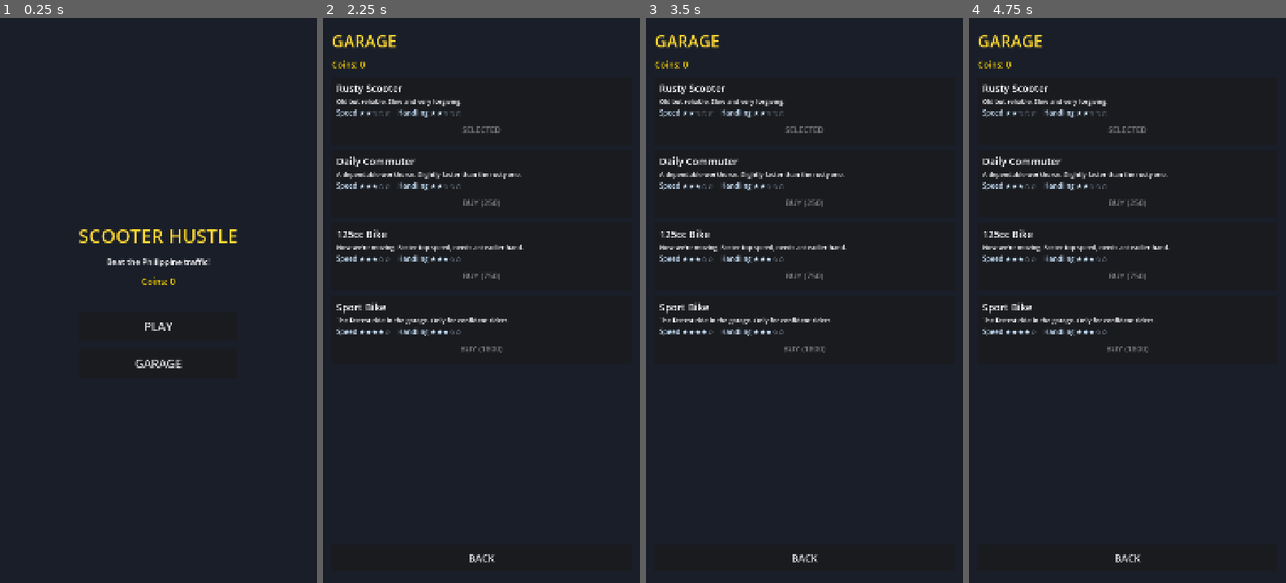
Above: before the commit, frames 1-4 (left to right).
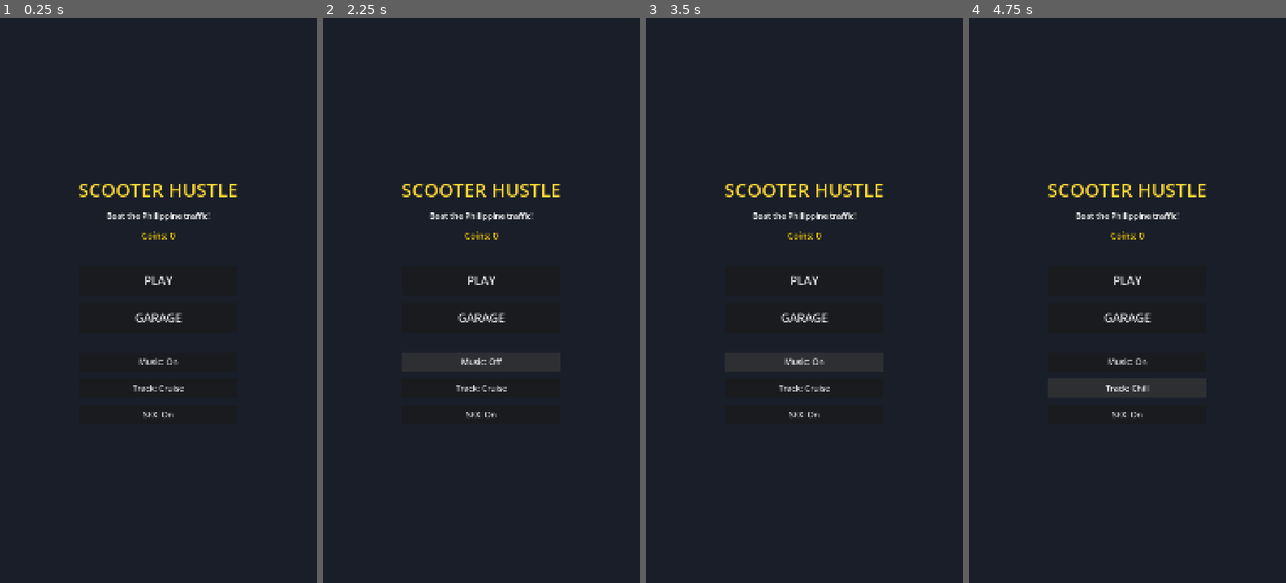
Above: after the commit, the same moments.

Repository: daveph74/ScooterHustle3d
Game: Godot game, scene res://ui/MainMenu.tscn
Two runs of this game, one before a commit and one after it. Both use one fixed random seed, a clock stepped at 60 frames per second and the inputs below. Sound files missing from this copy of the repository are replaced by a short silence.
Inputs (mouse positions are in pixels of both pictures, inside the frame that each line leads up to):
- Up to frame 1 (0.25 s): no input
- Up to frame 2 (2.25 s): click "GARAGE" at 0.5 s; click "BACK" at 1.25 s; click (481, 362) at 2 s, where only the run after the commit has a clickable "Music: On"
- Up to frame 3 (3.5 s): click (804, 362) at 2.75 s, where only the run after the commit has a clickable "Music: Off"
- Up to frame 4 (4.75 s): click (1127, 390) at 3.5 s, where only the run after the commit has a clickable "Track: Cruise"; click (1127, 390) at 4.25 s, where only the run after the commit has a clickable "Track: Rush"

The runs differ from the first frame. In frame 1, 2.5% of the frame differs, in the area x 24-75%, y 29-71%; in frame 2, 4.7%, in the area x 2-75%, y 3-97%; in frame 3, 4.7%; in frame 4, 4.7%.

Commit message:
Add music and sound effects with menu options
- New AudioManager autoload plays background music and pooled one-shot SFX
- Three procedurally generated chiptune music loops (Cruise / Rush / Chill)
  and SFX (coin, crash, near-miss, UI click), synthesised from scratch
- Main Menu options: toggle music on/off, cycle music track, toggle SFX
- Settings persisted in GameData (music_on, sfx_on, music_track)
- SFX wired to coin pickup, crash, near-miss, purchases and button clicks
- CREDITS notes the audio is original/procedural

Co-Authored-By: Claude Opus 4.8 <noreply@anthropic.com>
Claude-Session: https://claude.ai/code/session_01PHLVEVPJpfCS2xU3BfnMgD

Diff:
--- a/project.godot
+++ b/project.godot
@@ -21,6 +21,7 @@
 ; script simply by typing "GameData". It stores coins, unlocked scooters and
 ; handles saving / loading.
 GameData="*res://systems/GameData.gd"
+AudioManager="*res://systems/AudioManager.gd"
 
 [display]
 
--- a/scripts/Game.gd
+++ b/scripts/Game.gd
@@ -500,12 +500,14 @@
 	score_bonus += 25
 	_add_shake(0.15, 0.15)
 	hud.flash_near_miss()
+	AudioManager.play_sfx("near_miss")
 
 
 func _on_coin_collected(amount: int) -> void:
 	run_coins += amount
 	hud.set_run_coins(run_coins)
 	hud.pulse_coin()
+	AudioManager.play_sfx("coin")
 
 
 # ==========================================================================
@@ -517,6 +519,7 @@
 		return
 	playing = false
 	_add_shake(0.6, 0.6)   # a hard jolt on impact
+	AudioManager.play_sfx("crash")
 
 	# Bank the coins from this run into the player's permanent total (saves).
 	GameData.add_coins(run_coins)
--- /dev/null
+++ b/systems/AudioManager.gd
@@ -0,0 +1,96 @@
+extends Node
+## AudioManager - global sound singleton (autoload).
+##
+## Plays the background music (loopable, switchable, mutable) and one-shot sound
+## effects. Reachable anywhere as "AudioManager". Settings (music on/off, sfx
+## on/off, chosen track) live in GameData so they are saved with everything else.
+
+# The three music loops and their menu-friendly names.
+const MUSIC := [
+	preload("res://audio/music/track1_cruise.wav"),
+	preload("res://audio/music/track2_rush.wav"),
+	preload("res://audio/music/track3_chill.wav"),
+]
+const MUSIC_NAMES := ["Cruise", "Rush", "Chill"]
+
+# Sound effects, looked up by name.
+const SFX := {
+	"coin": preload("res://audio/sfx/coin.wav"),
+	"crash": preload("res://audio/sfx/crash.wav"),
+	"near_miss": preload("res://audio/sfx/near_miss.wav"),
+	"click": preload("res://audio/sfx/click.wav"),
+}
+
+var _music_player: AudioStreamPlayer
+var _sfx_players: Array[AudioStreamPlayer] = []
+var _sfx_index := 0
+
+
+func _ready() -> void:
+	# Make every music loop actually loop.
+	for stream in MUSIC:
+		stream.loop_mode = AudioStreamWAV.LOOP_FORWARD
+		stream.loop_begin = 0
+		stream.loop_end = int(stream.get_length() * stream.mix_rate)
+
+	_music_player = AudioStreamPlayer.new()
+	_music_player.volume_db = -6.0
+	add_child(_music_player)
+
+	# A small pool of players so overlapping sound effects don't cut each other.
+	for i in range(6):
+		var player := AudioStreamPlayer.new()
+		add_child(player)
+		_sfx_players.append(player)
+
+	_apply_music()
+
+
+# --- Music ----------------------------------------------------------------
+
+func _apply_music() -> void:
+	if GameData.music_on:
+		var index: int = clampi(GameData.music_track, 0, MUSIC.size() - 1)
+		_music_player.stream = MUSIC[index]
+		_music_player.play()
+	else:
+		_music_player.stop()
+
+
+func set_music_enabled(on: bool) -> void:
+	GameData.music_on = on
+	GameData.save_game()
+	_apply_music()
+
+
+func toggle_music() -> void:
+	set_music_enabled(not GameData.music_on)
+
+
+## Switch to the next music track (wraps around).
+func next_track() -> void:
+	GameData.music_track = (GameData.music_track + 1) % MUSIC.size()
+	GameData.save_game()
+	if GameData.music_on:
+		_apply_music()   # restart playing with the new track
+
+
+func current_track_name() -> String:
+	return MUSIC_NAMES[clampi(GameData.music_track, 0, MUSIC_NAMES.size() - 1)]
+
+
+# --- Sound effects --------------------------------------------------------
+
+func play_sfx(name: String) -> void:
+	if not GameData.sfx_on or not SFX.has(name):
+		return
+	# Round-robin through the pool so a new effect never cuts off the last one.
+	var player := _sfx_players[_sfx_index]
+	_sfx_index = (_sfx_index + 1) % _sfx_players.size()
+	player.stream = SFX[name]
+	player.play()
+
+
+func set_sfx_enabled(on: bool) -> void:
+	GameData.sfx_on = on
+	GameData.save_game()
--- a/systems/GameData.gd
+++ b/systems/GameData.gd
@@ -17,6 +17,11 @@
 var total_coins: int = 0
 var unlocked_ids: Array = ["rusty"]   # the Rusty Scooter is always free
 var selected_id: String = "rusty"
+
+# Audio settings (read/written by AudioManager, saved with everything else).
+var music_on: bool = true
+var sfx_on: bool = true
+var music_track: int = 0
 
 
 func _ready() -> void:
@@ -85,6 +90,9 @@
 		"total_coins": total_coins,
 		"unlocked_ids": unlocked_ids,
 		"selected_id": selected_id,
+		"music_on": music_on,
+		"sfx_on": sfx_on,
+		"music_track": music_track,
 	}
 	var file := FileAccess.open(SAVE_PATH, FileAccess.WRITE)
 	if file:
@@ -106,6 +114,9 @@
 	total_coins = int(parsed.get("total_coins", 0))
 	unlocked_ids = parsed.get("unlocked_ids", ["rusty"])
 	selected_id = String(parsed.get("selected_id", "rusty"))
+	music_on = bool(parsed.get("music_on", true))
+	sfx_on = bool(parsed.get("sfx_on", true))
+	music_track = int(parsed.get("music_track", 0))
 	# Safety: make sure the rusty scooter is always owned.
 	if not ("rusty" in unlocked_ids):
 		unlocked_ids.append("rusty")
--- a/ui/GameOver.gd
+++ b/ui/GameOver.gd
@@ -92,9 +92,11 @@
 # --- Buttons --------------------------------------------------------------
 
 func _on_retry() -> void:
+	AudioManager.play_sfx("click")
 	# Reload the gameplay scene from scratch for a fresh run.
 	get_tree().reload_current_scene()
 
 
 func _on_menu() -> void:
+	AudioManager.play_sfx("click")
 	get_tree().change_scene_to_file("res://ui/MainMenu.tscn")
--- a/ui/Garage.gd
+++ b/ui/Garage.gd
@@ -140,15 +140,20 @@
 
 
 func _on_select(id: String) -> void:
+	AudioManager.play_sfx("click")
 	GameData.select(id)
 	_refresh()
 
 
 func _on_buy(id: String) -> void:
 	if GameData.try_buy(id):
+		AudioManager.play_sfx("coin")   # cha-ching on a successful purchase
 		GameData.select(id)   # auto-ride the scooter you just bought
+	else:
+		AudioManager.play_sfx("click")
 	_refresh()
 
 
 func _on_back() -> void:
+	AudioManager.play_sfx("click")
 	get_tree().change_scene_to_file("res://ui/MainMenu.tscn")
--- a/ui/MainMenu.gd
+++ b/ui/MainMenu.gd
@@ -1,8 +1,13 @@
 extends Control
 ## The main menu - the first screen the player sees.
 ##
-## It shows the title, the player's total coins, and two buttons: Play and
-## Garage. Built in code so there are no image dependencies.
+## It shows the title, the player's total coins, Play/Garage, and audio options
+## (music on/off, change track, sfx on/off). Built in code, no image assets.
+
+var _music_button: Button
+var _track_button: Button
+var _sfx_button: Button
+
 
 func _ready() -> void:
 	# Solid background.
@@ -60,6 +65,25 @@
 	garage.pressed.connect(_on_garage)
 	box.add_child(garage)
 
+	# --- Audio options ----------------------------------------------------
+	var spacer2 := Control.new()
+	spacer2.custom_minimum_size = Vector2(0, 16)
+	box.add_child(spacer2)
+
+	_music_button = _make_small_button("")
+	_music_button.pressed.connect(_on_toggle_music)
+	box.add_child(_music_button)
+
+	_track_button = _make_small_button("")
+	_track_button.pressed.connect(_on_next_track)
+	box.add_child(_track_button)
+
+	_sfx_button = _make_small_button("")
+	_sfx_button.pressed.connect(_on_toggle_sfx)
+	box.add_child(_sfx_button)
+
+	_refresh_audio_labels()
+
 
 func _make_button(text: String) -> Button:
 	var button := Button.new()
@@ -69,9 +93,44 @@
 	return button
 
 
+func _make_small_button(text: String) -> Button:
+	var button := Button.new()
+	button.text = text
+	button.custom_minimum_size = Vector2(360, 64)
+	button.add_theme_font_size_override("font_size", 28)
+	return button
+
+
+## Update the audio button labels to reflect the current settings.
+func _refresh_audio_labels() -> void:
+	_music_button.text = "Music: On" if GameData.music_on else "Music: Off"
+	_track_button.text = "Track: " + AudioManager.current_track_name()
+	_sfx_button.text = "SFX: On" if GameData.sfx_on else "SFX: Off"
+
+
+func _on_toggle_music() -> void:
+	AudioManager.play_sfx("click")
+	AudioManager.toggle_music()
+	_refresh_audio_labels()
+
+
+func _on_next_track() -> void:
+	AudioManager.next_track()
+	AudioManager.play_sfx("click")
+	_refresh_audio_labels()
+
+
+func _on_toggle_sfx() -> void:
+	AudioManager.set_sfx_enabled(not GameData.sfx_on)
+	AudioManager.play_sfx("click")   # plays only if SFX were just turned on
+	_refresh_audio_labels()
+
+
 func _on_play() -> void:
+	AudioManager.play_sfx("click")
 	get_tree().change_scene_to_file("res://scenes/Game.tscn")
 
 
 func _on_garage() -> void:
+	AudioManager.play_sfx("click")
 	get_tree().change_scene_to_file("res://ui/Garage.tscn")
Not shown, changed: CREDITS.md
Not shown, added: audio/music/track1_cruise.wav
Not shown, added: audio/music/track2_rush.wav
Not shown, added: audio/music/track3_chill.wav
Not shown, added: audio/sfx/click.wav
Not shown, added: audio/sfx/coin.wav
Not shown, added: audio/sfx/crash.wav
Not shown, added: audio/sfx/near_miss.wav
